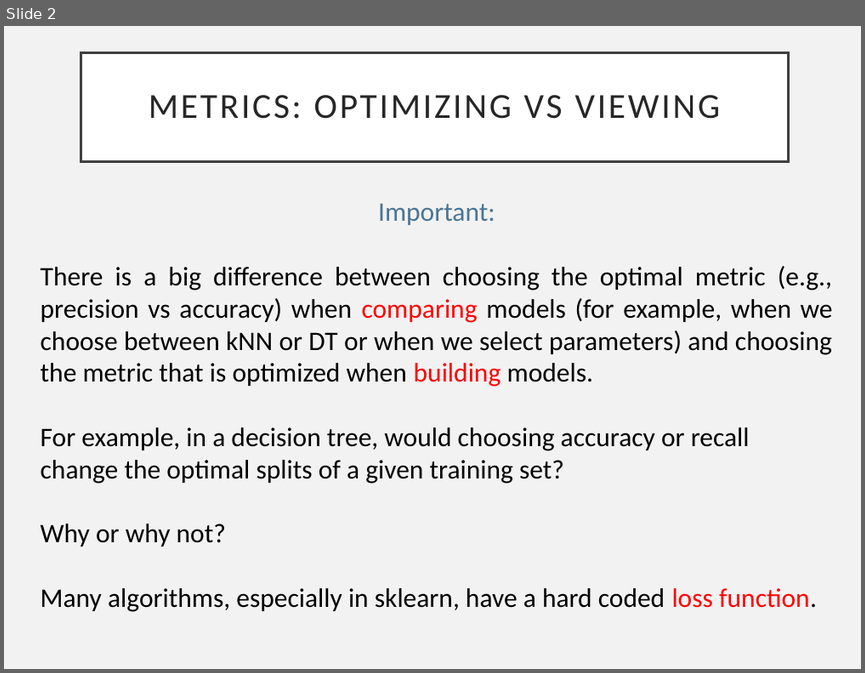
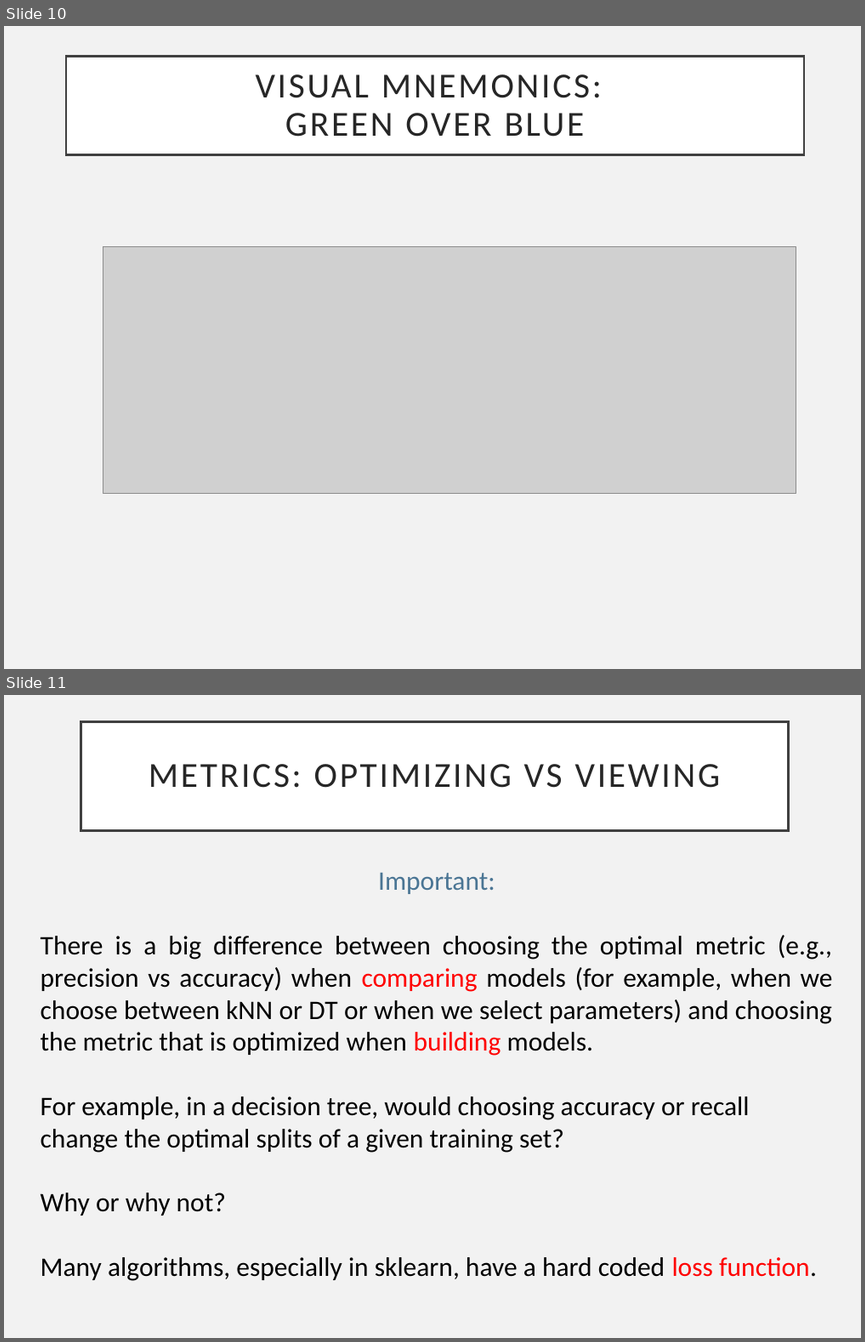
Before and after one commit to VaticanObsSummerSchool2023/lectures, a slide deck: VOSS_Diagnostics.pptx. Shown one above the other, each under a label of ours: slide 2 before the commit, slides 10 and 11 after it. The pictures are 865x673 and 865x1342 pixels, drawn with LibreOffice and Linux fonts; fonts in the diff are those of the drawing; grey boxes stand for pictures. Boxes give left, top, right and bottom in pixels: in the first picture for what was removed or moved away, otherwise in the second. Text is boxed around its words. In the diff, an @@ line names an element or a change of style, - is before the commit and + after.

```diff
--- a/VOSS_Diagnostics.pptx
+++ b/VOSS_Diagnostics.pptx
@@ slide 10 added at (4, 26, 861, 669), background #F2F2F2 @@
@@ title added at (66, 56, 804, 155), fill #FFFFFF, outline #404040 2.5 pt, 42 pt, text #262626 @@
+VISUAL MNEMONICS:
+GREEN OVER BLUE
@@ picture added at (103, 247, 795, 493) @@
@@ what was slide 2 is now slide 11 @@
```
Also in this commit, not shown: 18 other slides added, 1 other file.
